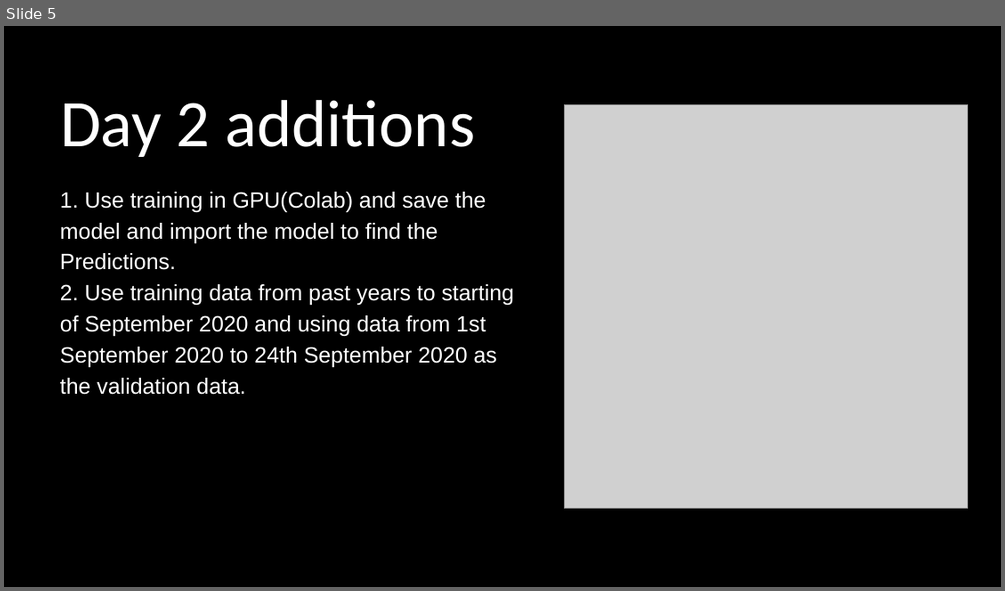
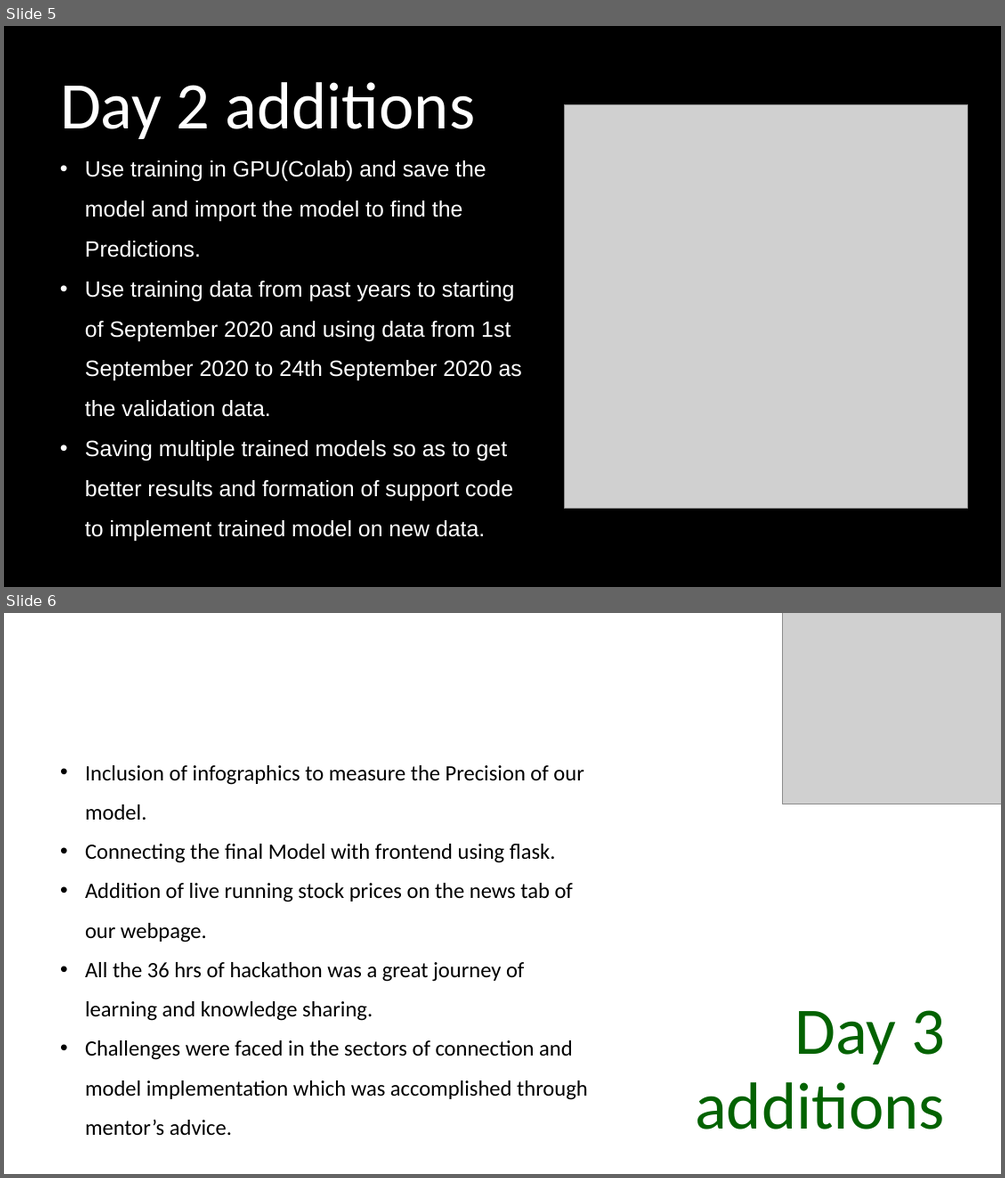
Before and after one commit to salonijaindev/Hacksprint_PS05_Ode-to-Code, a slide deck: PPT/Stock market Analyser.pptx. Shown one above the other, each under a label of ours: slide 5 before the commit, slides 5 and 6 after it. The pictures are 1005x591 and 1005x1178 pixels, drawn with LibreOffice and Linux fonts; fonts in the diff are those of the drawing; grey boxes stand for pictures. Boxes give left, top, right and bottom in pixels: in the first picture for what was removed or moved away, otherwise in the second. Text is boxed around its words. In the diff, an @@ line names an element or a change of style, - is before the commit and + after.

```diff
--- a/PPT/Stock market Analyser.pptx
+++ b/PPT/Stock market Analyser.pptx
@@ slide 6 added at bbox=[4, 613, 1001, 1174], background #FFFFFF @@
@@ picture added at bbox=[782, 613, 1001, 803] @@
@@ text added at bbox=[85, 765, 588, 1135], 31.6 pt, text #000000 @@
+• Inclusion of infographics to measure the Precision of our model.
+• Connecting the final Model with frontend using flask.
+• Addition of live running stock prices on the news tab of our webpage.
+• All the 36 hrs of hackathon was a great journey of learning and knowledge sharing.
+• Challenges were faced in the sectors of connection and model implementation which was accomplished through mentor’s advice.
@@ text added at bbox=[695, 1010, 945, 1129], 96 pt, text #036201 @@
+Day 3 additions
@@ slide 5 changed as well @@
@@ text "Day 2 additions": place and size @@
-text "Day 2 additions" at bbox=[60, 100, 476, 157]
+text "Day 2 additions" at bbox=[60, 82, 476, 139]
@@ text at bbox=[85, 160, 522, 541]: text changed @@
-1. Use training in GPU(Colab) and save the model and import the model to find the Predictions.
-2. Use training data from past years to starting of September 2020 and using data from 1st September 2020 to 24th September 2020 as the validation data.
+• Use training in GPU(Colab) and save the model and import the model to find the Predictions.
+• Use training data from past years to starting of September 2020 and using data from 1st September 2020 to 24th September 2020 as the validation data.
+• Saving multiple trained models so as to get better results and formation of support code to implement trained model on new data.
```
Also in this commit, not shown: 4 other slides changed, 1 slide removed.
